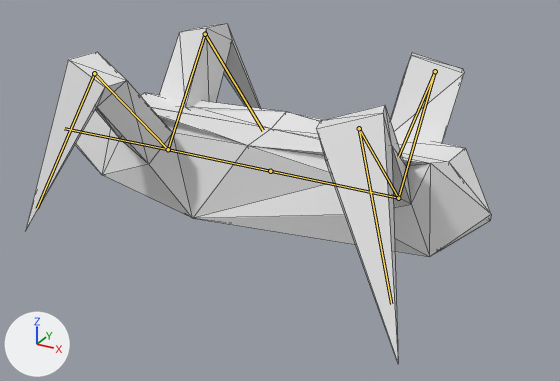
The glTF model assets/Spider_incroyable.glb: old version first, new version second.
Camera for both pictures: a camera (50 mm lens) standing at (3.34, -5.9, 3.2) and looking at (0.14, -0.1, 0.29). The lights are fixed; the arrows at lower left show +X, +Y and +Z. The picture after the commit comes second. Both versions are drawn at frame 48 of the action 'ArmatureAction'; the numbers are the values there. The bones that change, and the others that lie on the model, are drawn over the model as lines. Mesh edges are drawn as thin lines.
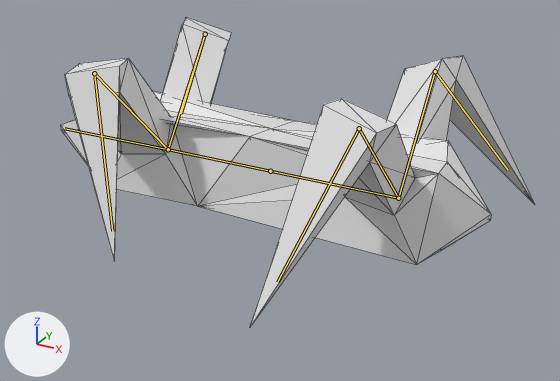
Commit message: fixed spida animation

Pixel boxes [x1, y1, x2, y2] of what changed, in the pictures (560 x 381 px):
'Cube', posed (8% shorter): before [26, 24, 491, 362]; after [60, 17, 534, 327]

The change, as a diff of the scene's bpy script:
```diff
--- a/assets/Spider_incroyable.glb.py
+++ b/assets/Spider_incroyable.glb.py
@@ bone_bone_007 @@
 bone_bone_007 = bpy.data.objects['Armature'].pose.bones['Bone.007']  # child of 'Bone.004'
-bone_bone_007.rotation_quaternion = (0.873, 0.443, -0.182, -0.092)  # degrees (56, -14, -19)
+bone_bone_007.rotation_quaternion = (0.853, 0.433, 0.261, 0.133)  # degrees (59, 19, 29)
@@ bone_bone_009 @@
 bone_bone_009 = bpy.data.objects['Armature'].pose.bones['Bone.009']  # child of 'Bone.004'
-bone_bone_009.rotation_quaternion = (0.894, 0.382, -0.218, -0.093)  # degrees (50, -19, -21)
+bone_bone_009.rotation_quaternion = (0.911, 0.389, 0.123, 0.053)  # degrees (47, 11, 11)
@@ bone_bone_011 @@
 bone_bone_011 = bpy.data.objects['Armature'].pose.bones['Bone.011']  # child of 'Bone'
-bone_bone_011.rotation_quaternion = (0.902, -0.39, 0.17, -0.074)  # degrees (-49, 14, -16)
+bone_bone_011.rotation_quaternion = (0.872, -0.377, -0.286, 0.123)  # degrees (-53, -24, 28)
@@ bone_bone_013 @@
 bone_bone_013 = bpy.data.objects['Armature'].pose.bones['Bone.013']  # child of 'Bone'
-bone_bone_013.rotation_quaternion = (0.899, -0.373, 0.211, -0.087)  # degrees (-48, 18, -19)
+bone_bone_013.rotation_quaternion = (0.915, -0.379, -0.126, 0.052)  # degrees (-46, -11, 11)
```
